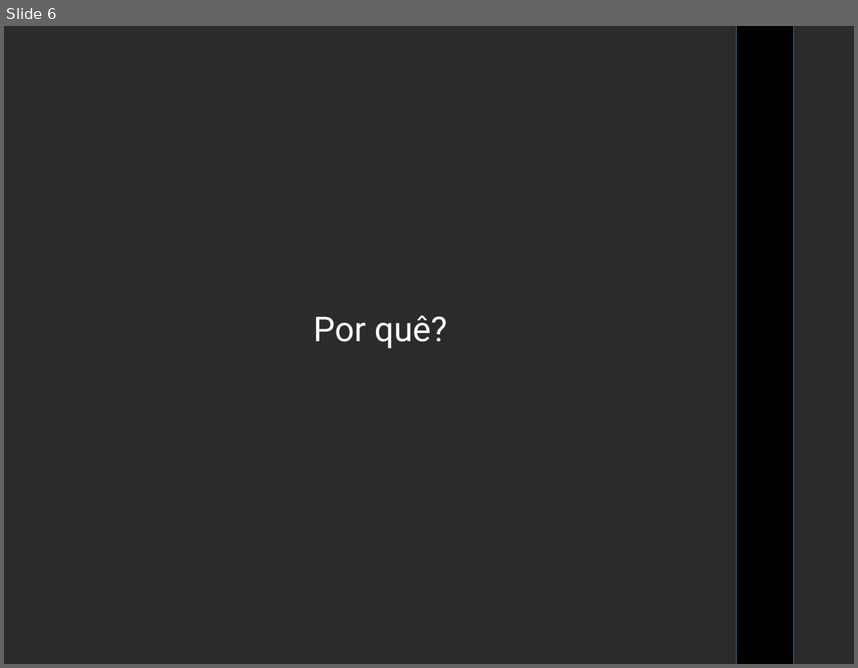
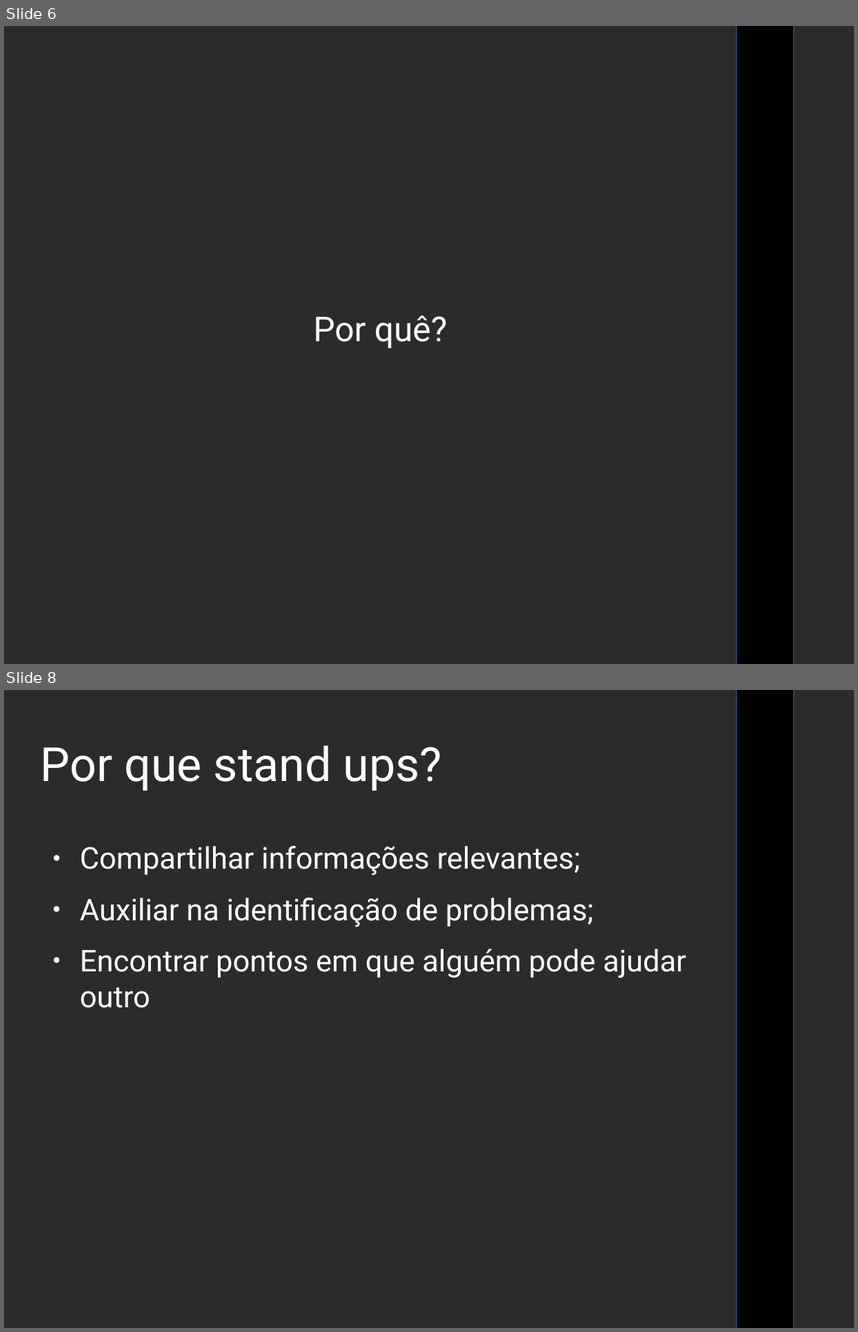
Before and after one commit to luizfar/AgilComoBruceLee, a slide deck: AgilComoBruceLee.odp. Shown one above the other, each under a label of ours: slide 6 before the commit, slides 6 and 8 after it; the slides between them are not shown. The pictures are 858x668 and 858x1332 pixels, drawn with LibreOffice and Linux fonts; fonts in the diff are those of the drawing; background and template pictures are left out; a plain dark background stands for a picture behind light text. Boxes give left, top, right and bottom in pixels: in the first picture for what was removed or moved away, otherwise in the second. Text is boxed around its words. In the diff, an @@ line names an element or a change of style, - is before the commit and + after.

Commit message:
Added more text to presentation

```diff
--- a/AgilComoBruceLee.odp
+++ b/AgilComoBruceLee.odp
@@ slide 8 added at [4,690,854,1328], background picture (left out); not listed: 1 template element that a slide beside it also shows @@
@@ title added at [41,745,442,791], 44 pt, text #FFFFFF @@
+Por que stand ups?
@@ text added at [80,846,686,1008], 28 pt, text #FFFFFF @@
+● Compartilhar informações relevantes;
+● Auxiliar na identificação de problemas;
+● Encontrar pontos em que alguém pode ajudar outro
```
Also in this commit, not shown: 10 other slides added, 1 slide removed.
